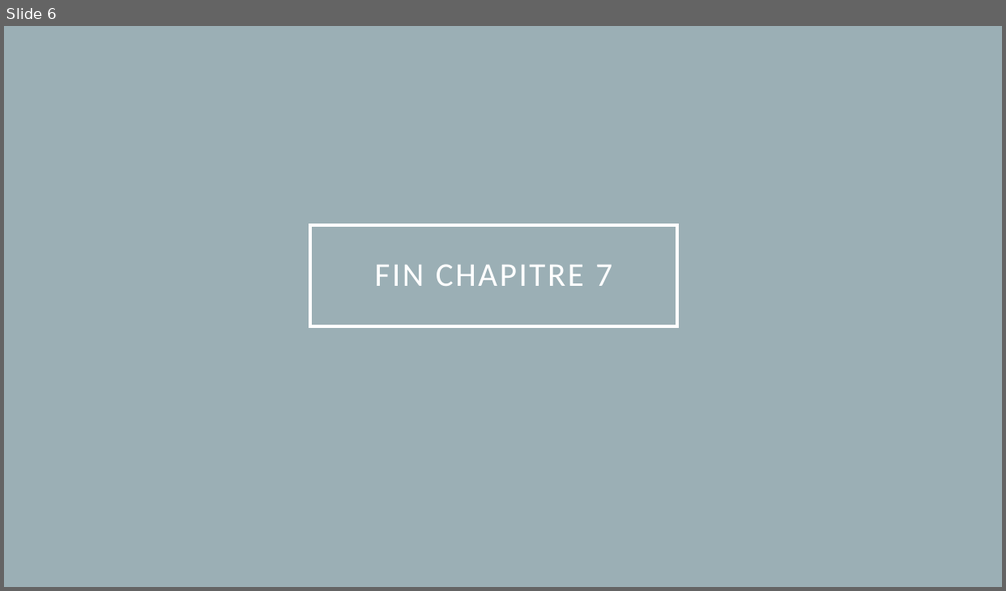
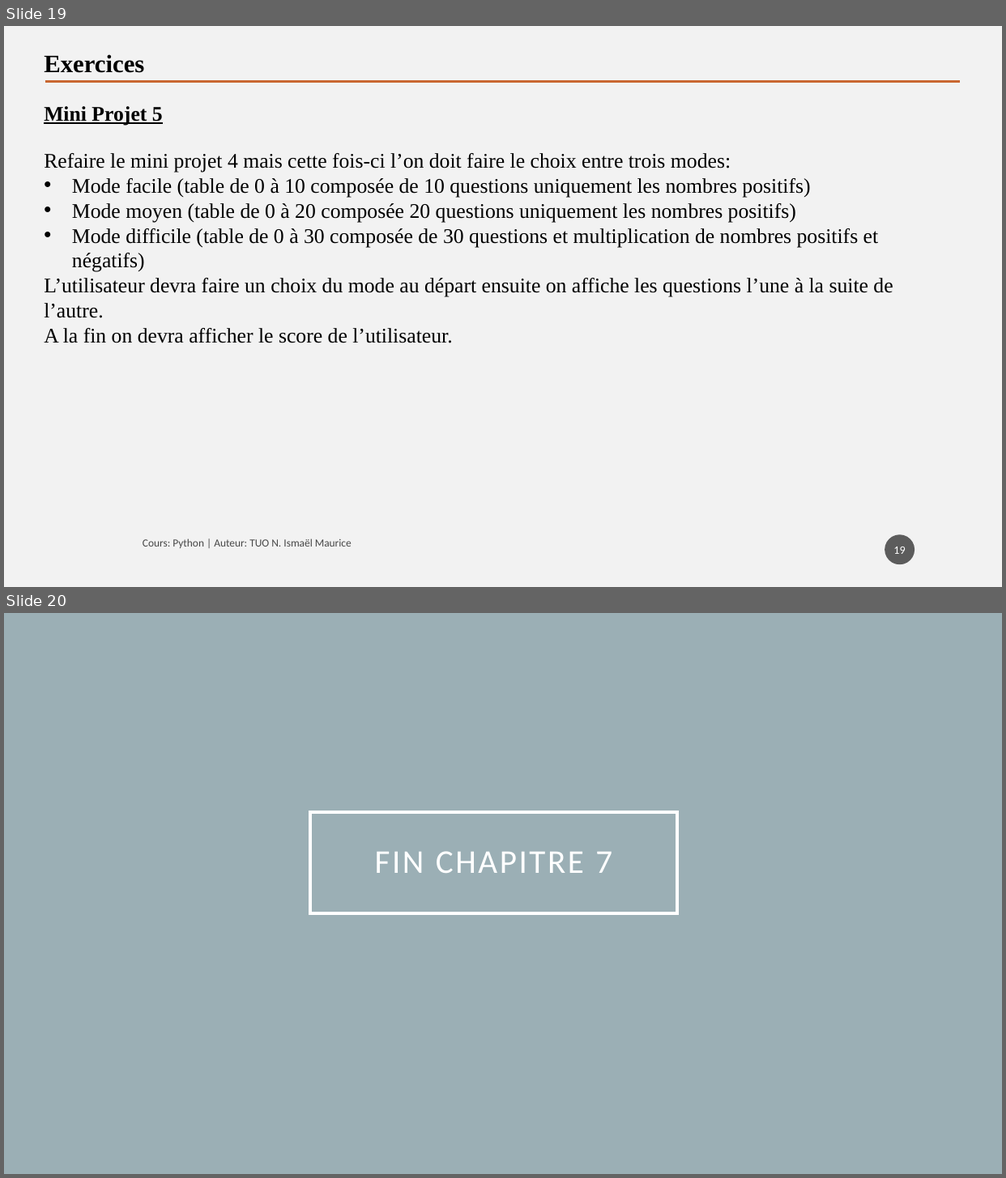
Before and after one commit to tisma95/cours-python, a slide deck: source/Chapitre 7 - Les exceptions.pptx. Shown one above the other, each under a label of ours: slide 6 before the commit, slides 19 and 20 after it. The pictures are 1006x591 and 1006x1178 pixels, drawn with LibreOffice and Linux fonts; fonts in the diff are those of the drawing. Boxes give left, top, right and bottom in pixels: in the first picture for what was removed or moved away, otherwise in the second. Text is boxed around its words. In the diff, an @@ line names an element or a change of style, - is before the commit and + after.

```diff
--- a/source/Chapitre 7 - Les exceptions.pptx
+++ b/source/Chapitre 7 - Les exceptions.pptx
@@ slide 19 added at [4, 26, 1002, 587], background #F2F2F2 @@
@@ text added at [44, 54, 144, 73], 24 pt, text #000000, bold @@
+Exercices
@@ line added from (45, 81) to (960, 81), #C96731 2.5 pt @@
@@ text added at [44, 106, 163, 125], 20 pt, text #000000, bold, underline @@
+Mini Projet 5
@@ text added at [44, 153, 893, 344], 20 pt, text #000000 @@
+Refaire le mini projet 4 mais cette fois-ci l’on doit faire le choix entre trois modes:
+• Mode facile (table de 0 à 10 composée de 10 questions uniquement les nombres positifs)
+• Mode moyen (table de 0 à 20 composée 20 questions uniquement les nombres positifs)
+• Mode difficile (table de 0 à 30 composée de 30 questions et multiplication de nombres positifs et négatifs)
+L’utilisateur devra faire un choix du mode au départ ensuite on affiche les questions l’une à la suite de l’autre.
+A la fin on devra afficher le score de l’utilisateur.
@@ page number added at [885, 535, 915, 565], fill #1D1D1D at 70% opacity, 11 pt, text #FFFFFF @@
+19
@@ text added at [143, 539, 351, 548], 10.5 pt, text #000000 at 70% opacity @@
+Cours: Python | Auteur: TUO N. Ismaël Maurice
@@ what was slide 6 is now slide 20 @@
```
Also in this commit, not shown: 4 slides changed, 13 other slides added, 11 other files.
